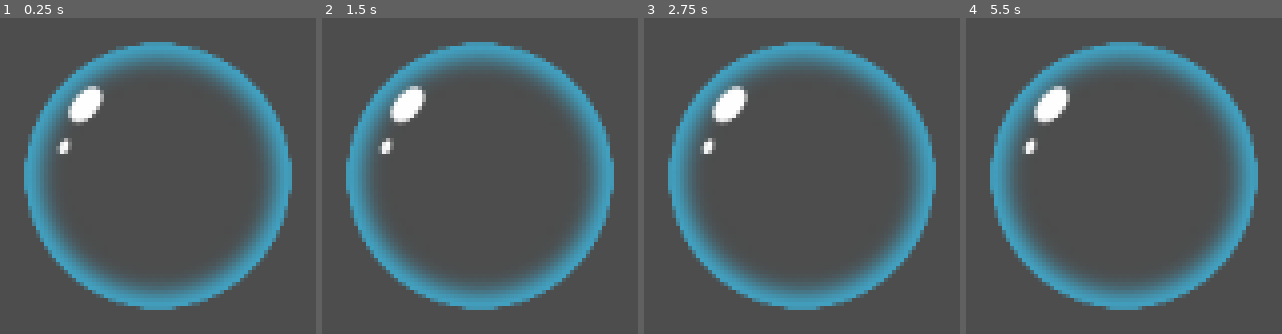
Above: before the commit, frames 1-4 (left to right).
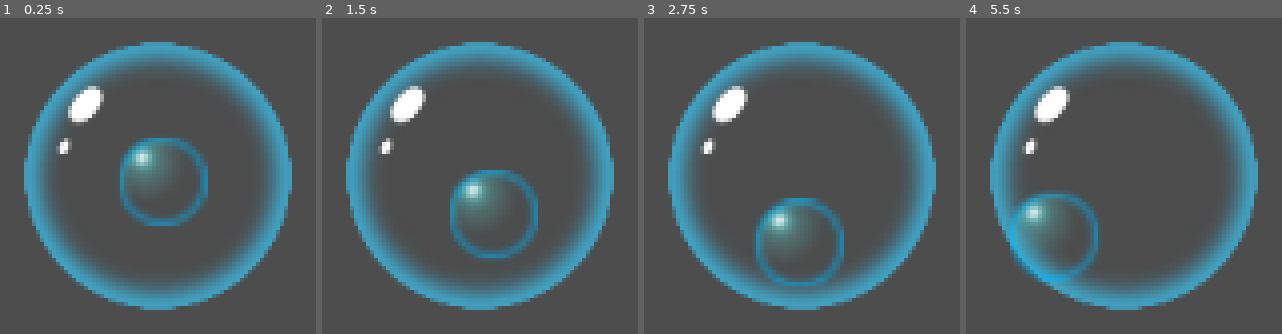
Above: after the commit, the same moments.

Repository: Zodayan/BubbleSurvivor
Game: Godot game, scene res://scenes/game.tscn
Same seed, same stepped clock (60 frames per second), same inputs: the game is played once before the commit and once after it.
Inputs:
- Up to frame 1 (0.25 s): no input
- Up to frame 2 (1.5 s): tap Enter at 0.5 s
- Up to frame 3 (2.75 s): tap Space at 2 s
- Up to frame 4 (5.5 s): tap Enter at 2.75, 4.25 s; tap Space at 3.5, 5 s

The runs differ from the first frame. In frame 1, 3.6% of the frame differs, in the area x 37-66%, y 37-66%; in frame 2, 3.7%, in the area x 40-69%, y 48-76%; in frame 3, 3.5%; in frame 4, 3.4%.

Commit message:
suppression du dossier cassé (normalement) + je m'amuse avec l'enemi

Diff:
--- a/bubblesurvior/scripts/Manager/CustomSceneTree.gd
+++ b/bubblesurvior/scripts/Manager/CustomSceneTree.gd
@@ -23,6 +23,7 @@
 	_playerManager._initialize()
 
 	_levelManager.addScene("res://scenes/bubblePlayer.tscn")
+	_levelManager.addScene("res://scenes/enemy.tscn")
 
 	print("Initialized:")
 	print("  Starting time: %s" % str(time_elapsed))
--- a/bubblesurvior/scripts/enemies/enemy.gd
+++ b/bubblesurvior/scripts/enemies/enemy.gd
@@ -1,10 +1,11 @@
 extends Area2D
 class_name Enemy
 
-var vitesse = 1
-var pv_max = 10
-var pv = pv_max
-var degats = 1
+var vitesse: float = 5
+var pv_max: float = 10
+var pv: float = pv_max
+var degats: float = 1
+var direction: Vector2 = Vector2(1, 1)
 
 # Called when the node enters the scene tree for the first time.
 func _ready() -> void:
@@ -13,7 +14,10 @@
 
 # Called every frame. 'delta' is the elapsed time since the previous frame.
 func _process(delta: float) -> void:
-	position.x += vitesse * delta
+	position.x += vitesse * delta * direction.normalized()[0]
+	position.y += vitesse * delta * direction.normalized()[1]
+
+	direction = direction.rotated(0.01)
 
 # Se déclenche quand le joueur rentre en collision avec la collision de ce sprite
 func _on_body_entered(body: Node2D) -> void:
Not shown, removed: bubblesurvior/assets/Greyscale/16x16/bubble_6.png.import
Binary file removed: bubblesurvior/assets/Greyscale/16x16/bubble_6_grayscale.png
Not shown, removed: bubblesurvior/assets/Greyscale/16x16/bubble_6_grayscale.png.import
Binary file removed: bubblesurvior/assets/Greyscale/16x16/bubble_7.png
Not shown, removed: bubblesurvior/assets/Greyscale/16x16/bubble_7.png.import
Binary file removed: bubblesurvior/assets/Greyscale/16x16/bubble_7_grayscale.png
Not shown, removed: bubblesurvior/assets/Greyscale/16x16/bubble_7_grayscale.png.import
Binary file removed: bubblesurvior/assets/Greyscale/256x256/bubble_1.png
Not shown, removed: bubblesurvior/assets/Greyscale/256x256/bubble_1.png.import
Binary file removed: bubblesurvior/assets/Greyscale/256x256/bubble_1_grayscale.png
Not shown, removed: bubblesurvior/assets/Greyscale/256x256/bubble_1_grayscale.png.import
Binary file removed: bubblesurvior/assets/Greyscale/256x256/bubble_2.png
(and 108 more such lines)
